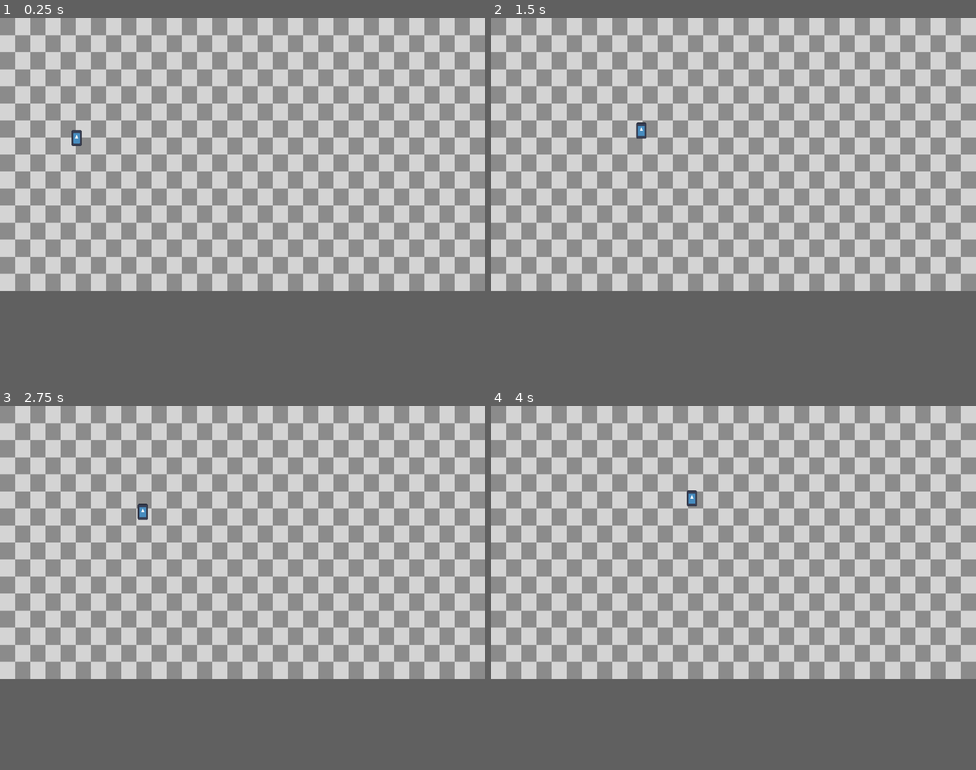
Above: before the commit, frames 1-4 (two rows, left to right).
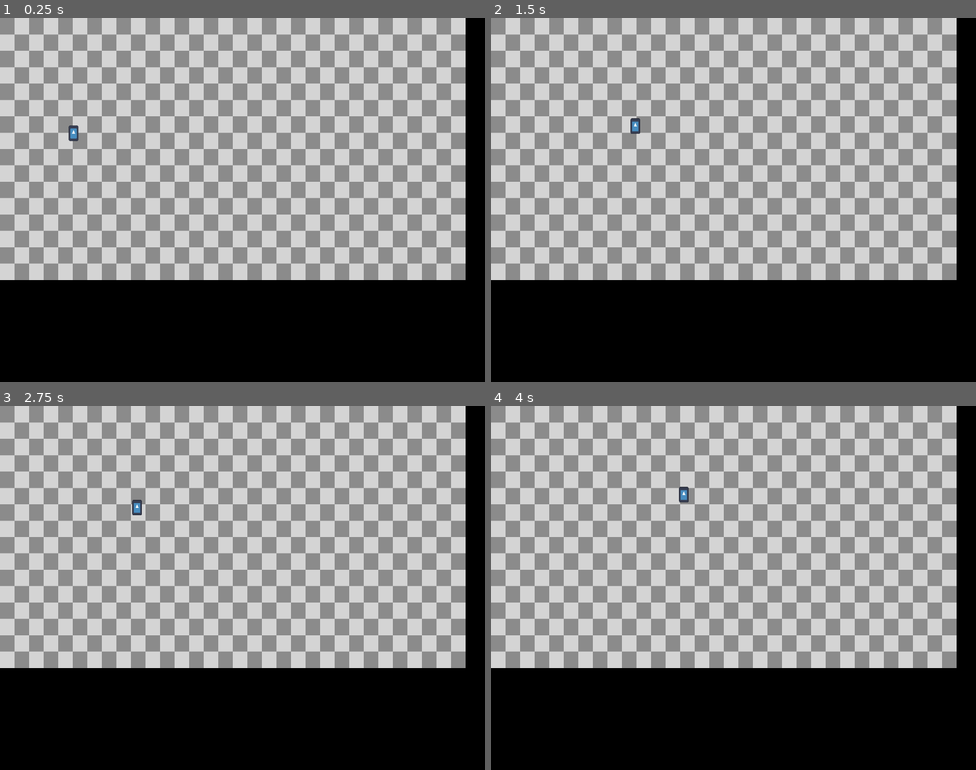
Above: after the commit, the same moments.

Repository: inukhann/AlpisteJam
Game: Godot game, scene res://scenes/map.tscn
Two runs of this game, one before a commit and one after it. Both use one fixed random seed, a clock stepped at 60 frames per second and the inputs below. The engine's default icon, where the game draws it, is replaced by a stand-in: a white triangle on a blue panel in a dark square.
Inputs:
- Up to frame 1 (0.25 s): no input
- Up to frame 2 (1.5 s): tap Enter at 0.5 s; hold Right (MOVE_RIGHT) from 0.53 s (still down); tap Shift (DASH) at 0.6 s; tap Up (JUMP) at 0.77 s; tap Q (DETACH_HEAD) at 1.35 s
- Up to frame 3 (2.75 s): tap Up (JUMP) at 1.52 s; release Right (MOVE_RIGHT) at 2.03 s; hold Left (MOVE_LEFT) from 2.03 s (still down); hold Ctrl (DETACH_LEGS) from 2.03 s (still down)
- Up to frame 4 (4 s): release Left (MOVE_LEFT) at 2.78 s; release Ctrl (DETACH_LEGS) at 2.78 s; hold Right (MOVE_RIGHT) from 2.78 s (still down); tap E (DETACH_LIMBS) at 2.85 s; tap Up (JUMP) at 3.02, 3.77 s; tap Shift (DASH) at 3.6 s
In our replay, the window is 800x450 before the commit and 800x600 after it. These sizes can differ from the game's own. Grey fills any space a smaller window leaves; there, only what the larger window draws over its background counts as a difference.

The runs differ from the first frame. In frame 1, 43% of the frame differs, in the area x 0-100%, y 0-75%; in frame 2, 43%; in frame 3, 43%; in frame 4, 43%.
Error in both runs: Attempt to call function 'start' in base 'null instance' on a null instance. (res://scripts/spark.gd:48)

Commit message:
Input Prompts
A ideia de tudo q eu fiz até agora é vcs adicionarem as cenas como child scene das cenas principais

Diff:
--- a/LimbPunk/project.godot
+++ b/LimbPunk/project.godot
@@ -21,6 +21,8 @@
 
 [display]
 
+window/size/viewport_width=1200
+window/size/viewport_height=900
 window/stretch/mode="viewport"
 
 [input]
--- /dev/null
+++ b/LimbPunk/scenes/input_prompts.tscn
@@ -0,0 +1,125 @@
+[gd_scene load_steps=7 format=3 uid="uid://dp2gaip42184v"]
+
+[ext_resource type="Texture2D" uid="uid://c4lx6g7cato6x" path="res://sprites/mouse1.png" id="1_0rayc"]
+[ext_resource type="FontFile" uid="uid://6fip03hax2k0" path="res://assets/Minecraft.ttf" id="2_xgc7h"]
+[ext_resource type="Texture2D" uid="uid://bjdbyabmiag75" path="res://sprites/shift.png" id="3_wwi2t"]
+[ext_resource type="Texture2D" uid="uid://ci0emnnl6sxlu" path="res://sprites/ctrl.png" id="4_a4d5o"]
+[ext_resource type="Texture2D" uid="uid://c32jtks288idu" path="res://sprites/q.png" id="5_uxi78"]
+[ext_resource type="Texture2D" uid="uid://b4v5182qydxhd" path="res://sprites/e.png" id="6_re616"]
+
+[node name="CanvasLayer" type="CanvasLayer"]
+
+[node name="GridContainer" type="GridContainer" parent="."]
+offset_left = 919.0
+offset_top = 604.0
+offset_right = 1019.0
+offset_bottom = 888.0
+
+[node name="MouseShoot" type="TextureRect" parent="GridContainer"]
+texture_filter = 1
+layout_direction = 2
+layout_mode = 2
+texture = ExtResource("1_0rayc")
+stretch_mode = 4
+
+[node name="Shoot" type="Label" parent="GridContainer/MouseShoot"]
+texture_filter = 1
+offset_left = 79.0
+offset_top = 6.0
+offset_right = 179.0
+offset_bottom = 41.0
+theme_override_fonts/font = ExtResource("2_xgc7h")
+theme_override_font_sizes/font_size = 24
+text = "Shoot"
+vertical_alignment = 1
+
+[node name="ShiftDash" type="TextureRect" parent="GridContainer"]
+texture_filter = 1
+layout_direction = 2
+layout_mode = 2
+texture = ExtResource("3_wwi2t")
+stretch_mode = 4
+
+[node name="Dash" type="Label" parent="GridContainer/ShiftDash"]
+texture_filter = 1
+offset_left = 109.0
+offset_top = 6.0
+offset_right = 209.0
+offset_bottom = 41.0
+theme_override_fonts/font = ExtResource("2_xgc7h")
+theme_override_font_sizes/font_size = 24
+text = "Dash"
+vertical_alignment = 1
+
+[node name="ShiftArms" type="TextureRect" parent="GridContainer"]
+texture_filter = 1
+layout_direction = 2
+layout_mode = 2
+texture = ExtResource("3_wwi2t")
+stretch_mode = 4
+
+[node name="Detach" type="Label" parent="GridContainer/ShiftArms"]
+texture_filter = 1
+layout_mode = 2
+offset_left = 109.0
+offset_top = 6.0
+offset_right = 209.0
+offset_bottom = 41.0
+theme_override_fonts/font = ExtResource("2_xgc7h")
+theme_override_font_sizes/font_size = 24
+text = "Detach Arms"
+vertical_alignment = 1
+
+[node name="CtrlLegs" type="TextureRect" parent="GridContainer"]
+texture_filter = 1
+layout_direction = 2
+layout_mode = 2
+texture = ExtResource("4_a4d5o")
+stretch_mode = 4
+
+[node name="Detach2" type="Label" parent="GridContainer/CtrlLegs"]
+texture_filter = 1
+offset_left = 93.0
+offset_top = 6.0
+offset_right = 285.0
+offset_bottom = 41.0
+theme_override_fonts/font = ExtResource("2_xgc7h")
+theme_override_font_sizes/font_size = 24
+text = "Detach Legs"
+vertical_alignment = 1
+
+[node name="QLimbs" type="TextureRect" parent="GridContainer"]
+texture_filter = 1
+layout_direction = 2
+layout_mode = 2
+texture = ExtResource("5_uxi78")
+stretch_mode = 4
+
+[node name="Detach3" type="Label" parent="GridContainer/QLimbs"]
+texture_filter = 1
+offset_left = 53.0
+offset_top = 6.0
+offset_right = 267.0
+offset_bottom = 41.0
+theme_override_fonts/font = ExtResource("2_xgc7h")
+theme_override_font_sizes/font_size = 24
+text = "Detach Limbs"
+vertical_alignment = 1
+
+[node name="EHead" type="TextureRect" parent="GridContainer"]
+texture_filter = 1
+layout_direction = 2
+layout_mode = 2
+texture = ExtResource("6_re616")
+stretch_mode = 4
+
+[node name="Detach4" type="Label" parent="GridContainer/EHead"]
+texture_filter = 1
+offset_left = 53.0
+offset_top = 6.0
+offset_right = 251.0
+offset_bottom = 41.0
+theme_override_fonts/font = ExtResource("2_xgc7h")
+theme_override_font_sizes/font_size = 24
+text = "Detach Head"
+vertical_alignment = 1
Binary file added: LimbPunk/sprites/ctrl.png
Not shown, added: LimbPunk/sprites/ctrl.png.import
Binary file added: LimbPunk/sprites/e.png
Not shown, added: LimbPunk/sprites/e.png.import
Binary file added: LimbPunk/sprites/mouse1.png
Not shown, added: LimbPunk/sprites/mouse1.png.import
Binary file added: LimbPunk/sprites/q.png
Not shown, added: LimbPunk/sprites/q.png.import
Binary file added: LimbPunk/sprites/shift.png
Not shown, added: LimbPunk/sprites/shift.png.import
